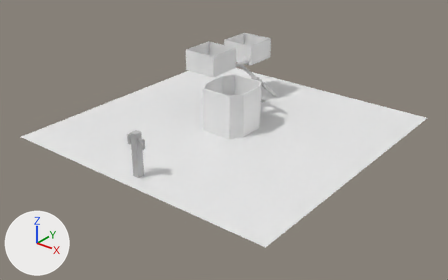
A saved change to the FBX model ForceUpload/Assets/SceneModel/testScene.fbx.
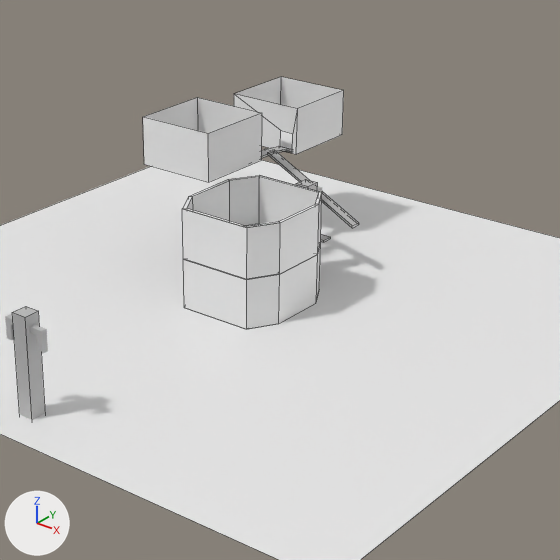
There are two pictures of each version: one whole from a 50 mm camera at (0.726, -0.93, 0.542) aimed at (0.015, -0.041, -0.01), one close up on the part from 28% to 81% of the width and 0% to 85% of the height. The lights are fixed; the arrows at lower left show +X, +Y and +Z. The close-ups show mesh edges as thin lines. Where no turn or scale is listed for an object, it has been applied to the vertices.
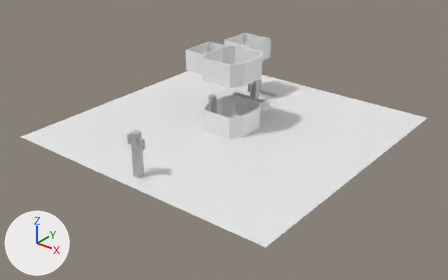
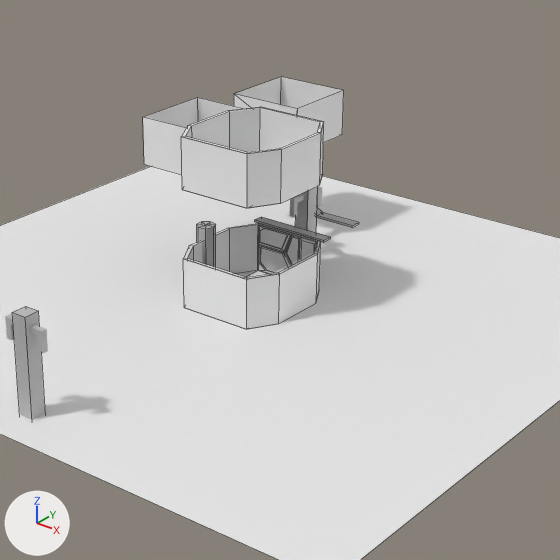
The newer file is also rescaled (x100.0) as a whole; pictures and numbers use the older file's frame.

Where the change shows, as pixel boxes (x1, y1, x2, y2) in the close-ups (560 x 560 px):
'pCube19', moved
    before: (182, 175, 322, 280)
    after: (181, 107, 324, 208)
'pCube4', reshaped
    before: (269, 150, 359, 228)
    after: (316, 207, 359, 228)

What the commit changed:
me_mesh_003 has 8 vertices, 6 faces and spans x -0.0951..0.0018, y -0.005..0.005, z -0.001..0.05.
me_mesh_003 is used by ob_pcube4; location (0.0372, 0.1067, 0.047).
Verts and faces of me_mesh_003; kept vertices keep their numbers, new ones are numbered from 8.
Before the commit, vertices of me_mesh_003: 0 (-0.0951, -0.005, 0.048) at pixel (267, 154), 1 (0.0018, -0.005, -0.001) at pixel (352, 228), 2 (-0.0951, -0.005, 0.05) at pixel (267, 152), 3 (0.0018, -0.005, 0.001) at pixel (352, 225), 4 (-0.0951, 0.005, 0.05) at pixel (274, 149).
Before the commit, vertices of me_mesh_003: 5 (0.0018, 0.005, 0.001) at pixel (358, 222), 6 (-0.0951, 0.005, 0.048), 7 (0.0018, 0.005, -0.001) at pixel (358, 224).
Part 1, on me_mesh_003:
Faces deleted: (0, 1, 3, 2), (2, 3, 5, 4), (4, 5, 7, 6), (0, 6, 7, 1).
Vertices 1, 3, 5, 7 move by (0.0, 0.0, 0.0003).
New vertices 8 to 11 stand at vertices 1, 3, 5, 7, in that order, plus (-0.0394, 0.0, 0.0).
New vertices 12 to 15 stand at vertices 0, 2, 4, 6, in that order, plus (0.0214, 0.0, -0.0294).
New faces: (1, 3, 9, 8), (3, 5, 10, 9), (5, 7, 11, 10), (1, 8, 11, 7), (8, 12, 15, 11), (10, 11, 15, 14).
New faces: (9, 10, 14, 13), (8, 9, 13, 12), (0, 6, 15, 12), (4, 14, 15, 6), (2, 13, 14, 4), (0, 12, 13, 2).
Object 'pCube19' (ob_pcube19) moves from (0.0, 0.0052, 0.0688) to (0.0, 0.0052, 0.1327).
